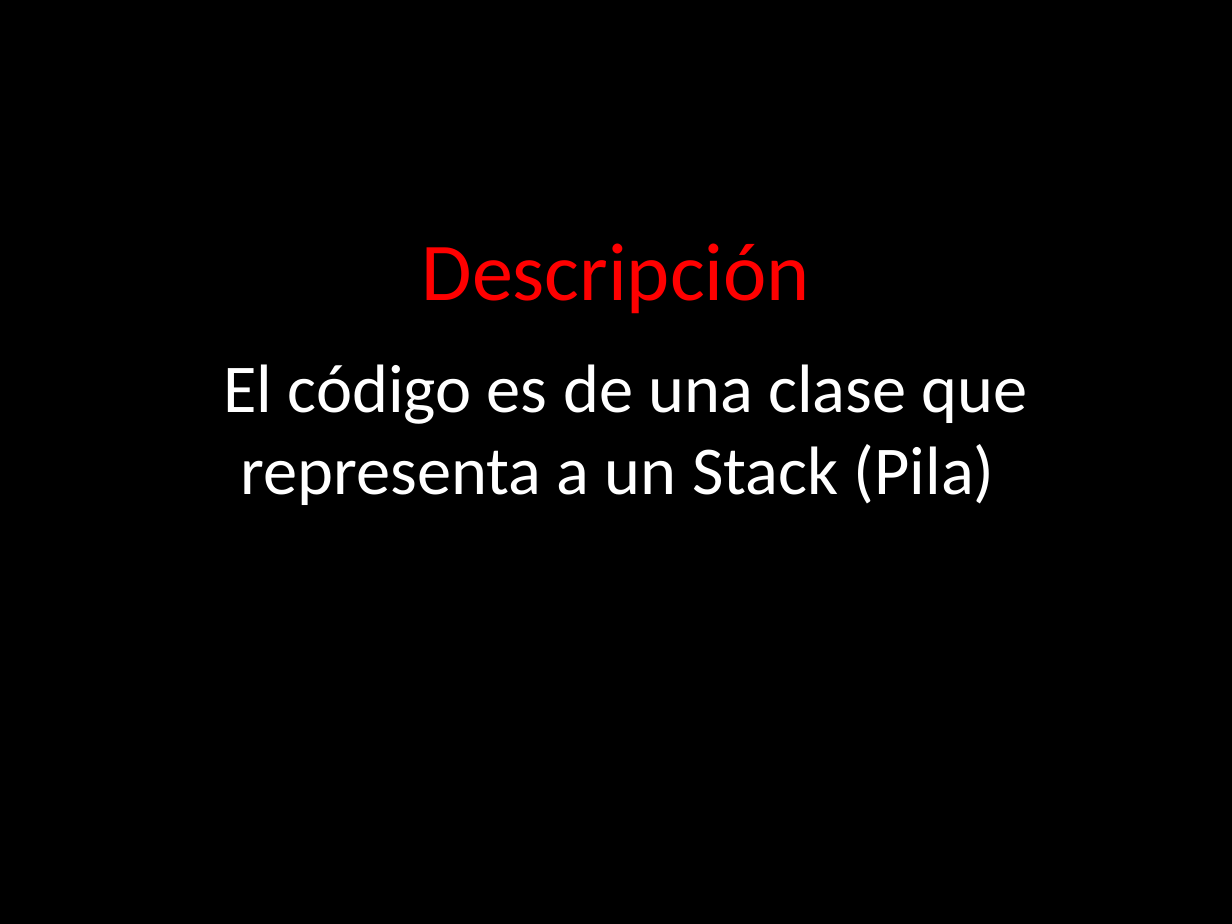
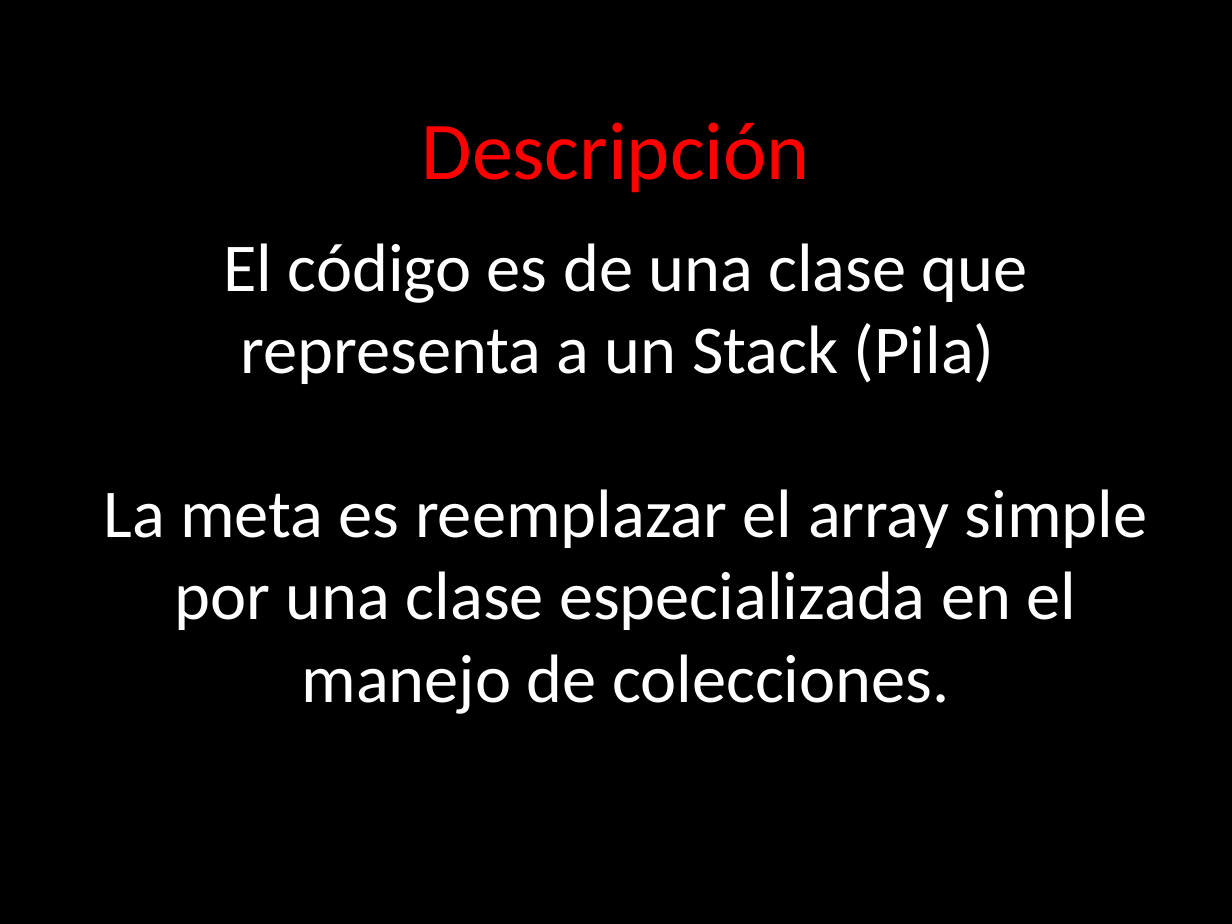
Before and after one commit to angelnunezsalazar/Refactoring-Golf, a slide deck: slide 20 of ppt/Diapositivas.pptx. Drawn at 1232x924 pixels with LibreOffice and Linux fonts; fonts in the diff are those of the drawing; background and template pictures are left out. Boxes give left, top, right and bottom in pixels: in the first picture for what was removed or moved away, otherwise in the second. Text is boxed around its words. In the diff, an @@ line names an element or a change of style, - is before the commit and + after.

```diff
--- a/ppt/Diapositivas.pptx
+++ b/ppt/Diapositivas.pptx
@@ title "Descripción": place and size @@
-title "Descripción" at (421, 243, 809, 314)
+title "Descripción" at (421, 122, 809, 193)
@@ text "El código es de una ...": place and size @@
-text "El código es de una ..." at (223, 364, 1028, 505)
+text "El código es de una ..." at (103, 243, 1148, 714)
@@ text at (103, 489, 1148, 714): paragraph added @@
+La meta es reemplazar el array simple por una clase especializada en el manejo de colecciones.
```
Also in this commit, not shown: 6 other slides changed, 52 other files.
